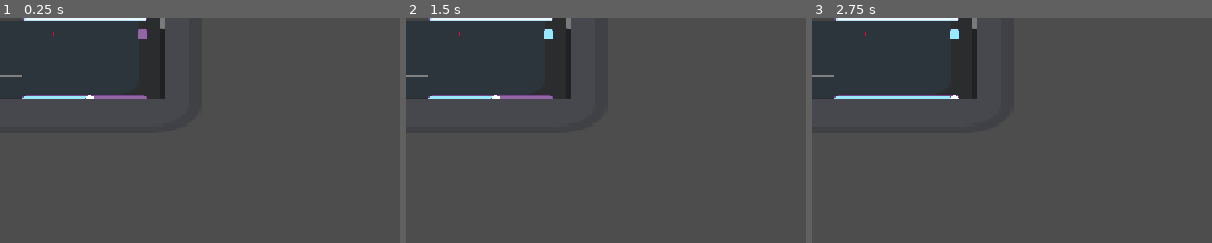
Above: before the commit, frames 1-3 (left to right).
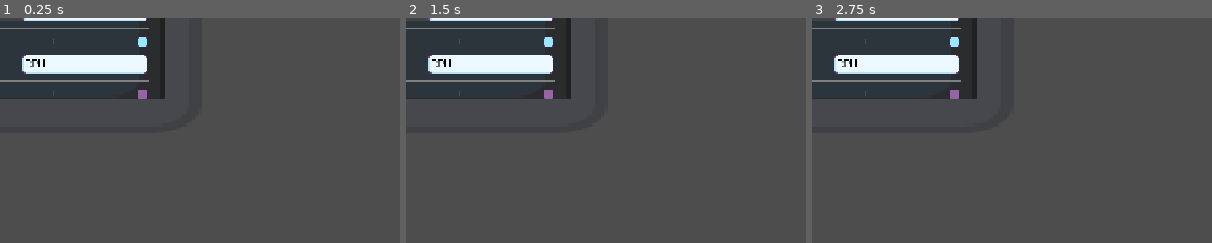
Above: after the commit, the same moments.

Repository: luankaike-code/felpo-jam-2026
Game: Godot game, scene res://scenes/pop_ups/pop_up_configs_in_game.tscn
Same seed, same stepped clock (60 frames per second), same inputs: the game is played once before the commit and once after it. This scene is started directly instead of the project's main scene. The engine's default icon, where the game draws it, is replaced by a stand-in: a white triangle on a blue panel in a dark square.
Inputs (mouse positions are % of the whole screen's width and height, from its top left):
- Up to frame 1 (0.25 s): no input
- Up to frame 2 (1.5 s): tap Enter (ui_accept) at 0.5 s; drag from (18, 4) to (60, 28) at 0.52 s; click (11, 41) at 1.27 s
- Up to frame 3 (2.75 s): tap Enter (ui_accept) at 2 s; drag from (11, 18) to (45, 70) at 2.02 s
The pictures show only the part of the screen within x 0-50%, y 0-50%; the shares and areas given below are measured in that part.

The runs differ from the first frame. In frame 1, 4.0% of the frame differs, in the area x 0-42%, y 0-36%; in frame 2, 4.0%; in frame 3, 4.0%.

Commit message:
Update and Fix particle system; Add system particle in configs

Diff:
--- a/felpojam-2026-game-code/scenes/HUD/sections/config/section_screen_config.tscn
+++ b/felpojam-2026-game-code/scenes/HUD/sections/config/section_screen_config.tscn
@@ -10,7 +10,7 @@
 script = ExtResource("2_osfrk")
 
 [node name="Label" parent="." index="0" unique_id=130990419]
-text = "Tela"
+text = "Gráficos"
 
 [node name="ScreenResolution" parent="MarginContainer/VBoxContainer" parent_id_path=PackedInt32Array(1628588) index="1" unique_id=502982208 instance=ExtResource("2_v6j37")]
 layout_mode = 2
@@ -27,10 +27,32 @@
 [node name="SpriteDropMenu" parent="MarginContainer/VBoxContainer/SreenMode" index="2" unique_id=2102347847 instance=ExtResource("4_dkiqj")]
 layout_mode = 2
 
-[node name="VSync" parent="MarginContainer/VBoxContainer" parent_id_path=PackedInt32Array(1628588) index="3" unique_id=74489987 instance=ExtResource("2_v6j37")]
+[node name="HSeparator" type="HSeparator" parent="MarginContainer/VBoxContainer" parent_id_path=PackedInt32Array(1628588) index="3" unique_id=626641263]
+layout_mode = 2
+
+[node name="Particles" parent="MarginContainer/VBoxContainer" parent_id_path=PackedInt32Array(1628588) index="4" unique_id=1378757026 instance=ExtResource("2_v6j37")]
+layout_mode = 2
+alignment = 1
+label_text = "Particulas"
+
+[node name="SpriteCheckBox" parent="MarginContainer/VBoxContainer/Particles" index="2" unique_id=1760397641 instance=ExtResource("5_wlk1c")]
+layout_mode = 2
+
+[node name="ParticleMode" parent="MarginContainer/VBoxContainer" parent_id_path=PackedInt32Array(1628588) index="5" unique_id=154210531 instance=ExtResource("2_v6j37")]
+layout_mode = 2
+alignment = 1
+label_text = "Modo de particulas"
+
+[node name="SpriteDropMenu" parent="MarginContainer/VBoxContainer/ParticleMode" index="2" unique_id=1569557759 instance=ExtResource("4_dkiqj")]
+layout_mode = 2
+
+[node name="HSeparator2" type="HSeparator" parent="MarginContainer/VBoxContainer" parent_id_path=PackedInt32Array(1628588) index="6" unique_id=513786531]
+layout_mode = 2
+
+[node name="VSync" parent="MarginContainer/VBoxContainer" parent_id_path=PackedInt32Array(1628588) index="7" unique_id=74489987 instance=ExtResource("2_v6j37")]
 layout_mode = 2
 alignment = 1
 label_text = "V-Sync"
 
-[node name="SpriteCheckBox" parent="MarginContainer/VBoxContainer/VSync" index="2" unique_id=1760397641 instance=ExtResource("5_wlk1c")]
+[node name="SpriteCheckBox" parent="MarginContainer/VBoxContainer/VSync" index="2" unique_id=191376901 instance=ExtResource("5_wlk1c")]
 layout_mode = 2
--- a/felpojam-2026-game-code/scenes/HUD/sprite_check_box.tscn
+++ b/felpojam-2026-game-code/scenes/HUD/sprite_check_box.tscn
@@ -4,11 +4,11 @@
 [ext_resource type="Texture2D" uid="uid://drlq8kuf2wbtx" path="res://assets/images/checkbox.png" id="1_rfem7"]
 
 [sub_resource type="AtlasTexture" id="AtlasTexture_421ck"]
+resource_local_to_scene = true
 atlas = ExtResource("1_rfem7")
 region = Rect2(0, 0, 16, 16)
 
 [node name="SpriteCheckBox" type="MarginContainer" unique_id=1760397641]
-anchors_preset = -1
 offset_right = 16.0
 offset_bottom = 16.0
 grow_horizontal = 0
--- a/felpojam-2026-game-code/scenes/paticles/particle_rune.tscn
+++ b/felpojam-2026-game-code/scenes/paticles/particle_rune.tscn
@@ -19,7 +19,8 @@
 emission_shape = 1
 emission_sphere_radius = 30.0
 gravity = Vector3(0, -40, 0)
-scale_max = 2.0
+scale_min = 3.0
+scale_max = 6.0
 scale_curve = SubResource("CurveTexture_psepm")
 
 [node name="ParticleRune" unique_id=253174399 instance=ExtResource("1_c7ioe")]
@@ -28,6 +29,7 @@
 [node name="CPUParticles2D" parent="." index="0" unique_id=1752043906]
 amount = 5
 lifetime = 0.5
+fixed_fps = 30
 emission_shape = 1
 emission_sphere_radius = 30.0
 gravity = Vector2(0, -40)
--- a/felpojam-2026-game-code/scripts/HUD/sections/config/section_screen_config.gd
+++ b/felpojam-2026-game-code/scripts/HUD/sections/config/section_screen_config.gd
@@ -4,10 +4,13 @@
 @onready var resolution_drop_menu := $MarginContainer/VBoxContainer/ScreenResolution/SpriteDropMenu as SpriteDropMenu
 @onready var screen_mode_drop_menu := $MarginContainer/VBoxContainer/SreenMode/SpriteDropMenu as SpriteDropMenu
 @onready var v_sync_checkbox := $MarginContainer/VBoxContainer/VSync/SpriteCheckBox as SpriteCheckBox
+@onready var particles_check_box: SpriteCheckBox = $MarginContainer/VBoxContainer/Particles/SpriteCheckBox
+@onready var particle_mode_drop_menu: SpriteDropMenu = $MarginContainer/VBoxContainer/ParticleMode/SpriteDropMenu
 
 func _ready() -> void:
 	Helpers.populate_sprite_drop_menu_with_dict(resolution_drop_menu, WindowData.resolutions)
 	Helpers.populate_sprite_drop_menu_with_dict(screen_mode_drop_menu, WindowData.screen_modes)
+	Helpers.populate_sprite_drop_menu_with_dict(particle_mode_drop_menu, ParticlesData.str_modes)
 
 	set_current_values()
 
@@ -15,9 +18,13 @@
 
 func set_current_values():
 	v_sync_checkbox.value = HelperWindow.get_v_sync()
+	particles_check_box.value = Global.particle_is_enabled
 
 	var resolution_index = Helpers.get_dict_index_with_value(WindowData.resolutions, get_window().content_scale_size)
 	resolution_drop_menu.select(resolution_index)
+
+	var particle_index = Helpers.get_dict_index_with_value(ParticlesData.str_modes, Global.particle_mode)
+	particle_mode_drop_menu.select(particle_index)
 
 	var screen_mode_index = Helpers.get_dict_index_with_value(WindowData.screen_modes, get_window().mode)
 	screen_mode_drop_menu.select(screen_mode_index)
@@ -25,8 +32,13 @@
 func connected_signals() -> void:
 	resolution_drop_menu.item_selected.connect(resolution_selected)
 	screen_mode_drop_menu.item_selected.connect(screen_mode_selected)
+	particle_mode_drop_menu.item_selected.connect(particle_mode_selected)
 
 	v_sync_checkbox.changed.connect(HelperWindow.set_v_sync)
+	particles_check_box.changed.connect(particles_changed)
+
+func particles_changed(value: bool):
+	Global.particle_is_enabled = value
 
 func resolution_selected(resolution_index: int) -> void:
 	var resolution: Vector2i = WindowData.resolutions.values()[resolution_index]
@@ -38,3 +50,7 @@
 
 	HelperWindow.set_window_mode(screen_mode)
 	HelperWindow.set_resolution(Global.current_resolution)
+
+func particle_mode_selected(particle_mode_index: int) -> void:
+	var particle_mode = ParticlesData.str_modes.values()[particle_mode_index]
+	Global.particle_mode = particle_mode
--- a/felpojam-2026-game-code/scripts/HUD/sprite_check_box.gd
+++ b/felpojam-2026-game-code/scripts/HUD/sprite_check_box.gd
@@ -7,6 +7,7 @@
 var value: bool :
 	set(new):
 		value = new
+		print(self, value)
 		_update_value()
 
 signal changed
--- /dev/null
+++ b/felpojam-2026-game-code/scripts/data/particles_data.gd
@@ -0,0 +1,11 @@
+class_name ParticlesData extends Resource
+
+enum modes {
+	cpu,
+	gpu
+}
+
+static var str_modes: Dictionary[String, modes] = {
+	"CPU": modes.cpu,
+	"GPU": modes.gpu
+}
--- a/felpojam-2026-game-code/scripts/data/rune_statistic_obj.gd
+++ b/felpojam-2026-game-code/scripts/data/rune_statistic_obj.gd
@@ -1,6 +1,4 @@
 class_name RuneStatisticObj extends Resource
-
-
 
 func _init() -> void:
 	pass
--- a/felpojam-2026-game-code/scripts/global.gd
+++ b/felpojam-2026-game-code/scripts/global.gd
@@ -1,17 +1,23 @@
 extends Node
 
-enum particle_modes {
-	cpu,
-	gpu
-}
-
 signal money_changed(diference: float)
+signal particle_is_enabled_changed
+signal particle_mode_changed
 
 var current_resolution: Vector2i
-var drag_mode: ControlData.drag_mode
-var money: float :
+var drag_mode := ControlData.drag_mode.hold
+var money := 0.0 :
 	set(new):
 		var old_money = money
 		money = new
 		money_changed.emit(money - old_money)
-var particle_mode := particle_modes.cpu
+
+var particle_is_enabled := true :
+	set(new):
+		particle_is_enabled = new
+		particle_is_enabled_changed.emit()
+
+var particle_mode := ParticlesData.modes.cpu :
+	set(new):
+		particle_mode = new
+		particle_mode_changed.emit()
--- a/felpojam-2026-game-code/scripts/helpers/helpers.gd
+++ b/felpojam-2026-game-code/scripts/helpers/helpers.gd
@@ -8,6 +8,7 @@
 	for key in dict.keys():
 		drop_menu.add_item(key)
 
-static func populate_sprite_drop_menu_with_dict(drop_menu: SpriteDropMenu, dict: Dictionary) -> void:
-	for key in dict.keys():
-		drop_menu.add_item(key)
+static func populate_sprite_drop_menu_with_dict(drop_menu: SpriteDropMenu, dict: Dictionary, use_key := true) -> void:
+	var items = dict.keys() if use_key else dict.values()
+	for item in items:
+		drop_menu.add_item(item)
--- a/felpojam-2026-game-code/scripts/particles/particle.gd
+++ b/felpojam-2026-game-code/scripts/particles/particle.gd
@@ -3,11 +3,33 @@
 @onready var cpu_particles_2d: CPUParticles2D = $CPUParticles2D
 @onready var gpu_particles_2d: GPUParticles2D = $GPUParticles2D
 
+var _is_emitting := false
+
+func _ready() -> void:
+	Global.particle_is_enabled_changed.connect(_on_particle_is_enabled_changed)
+	Global.particle_mode_changed.connect(_on_particle_mode_changed)
+
+func _on_particle_mode_changed():
+	set_emitting(_is_emitting)
+
+func _on_particle_is_enabled_changed():
+	if !Global.particle_is_enabled:
+		cpu_particles_2d.emitting = false
+		gpu_particles_2d.emitting = false
+	else:
+		set_emitting(_is_emitting)
+
 func set_emitting(value: bool) -> void:
+	if !Global.particle_is_enabled:
+		return
+
+	_is_emitting = value
 	if is_to_use_cpu():
 		cpu_particles_2d.emitting = value
+		gpu_particles_2d.emitting = false
 	else:
 		gpu_particles_2d.emitting = value
+		cpu_particles_2d.emitting = false
 
 func is_to_use_cpu():
-	return Global.particle_mode == Global.particle_modes.cpu
+	return Global.particle_mode == ParticlesData.modes.cpu
Not shown, added: felpojam-2026-game-code/scripts/data/particles_data.gd.uid
